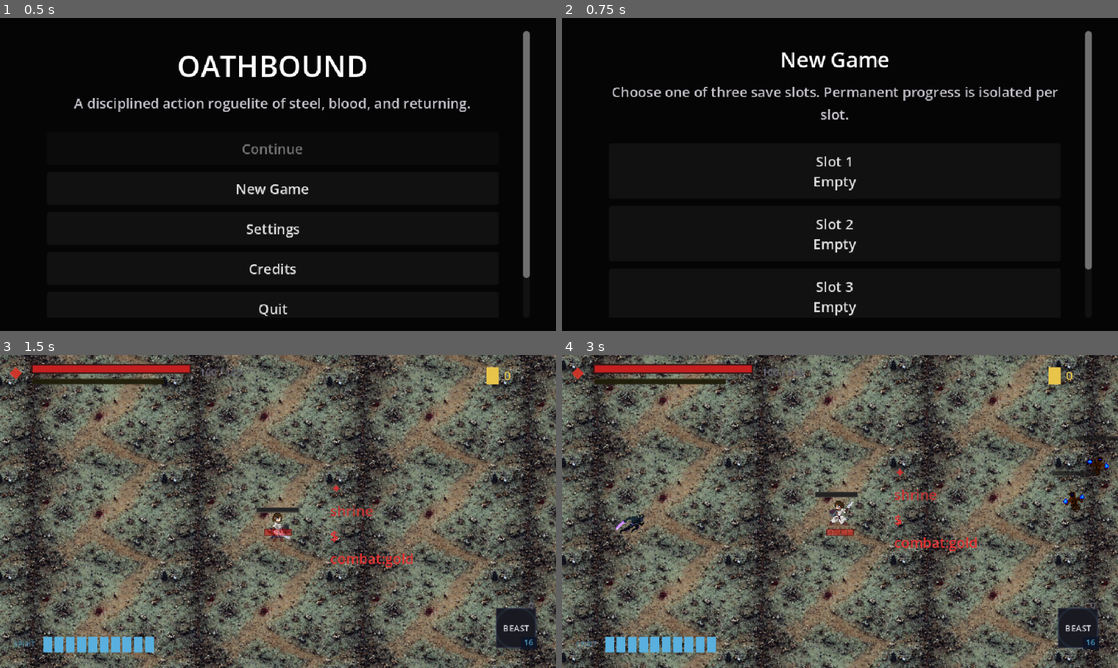
Above: before the commit, frames 1-4 (two rows, left to right).
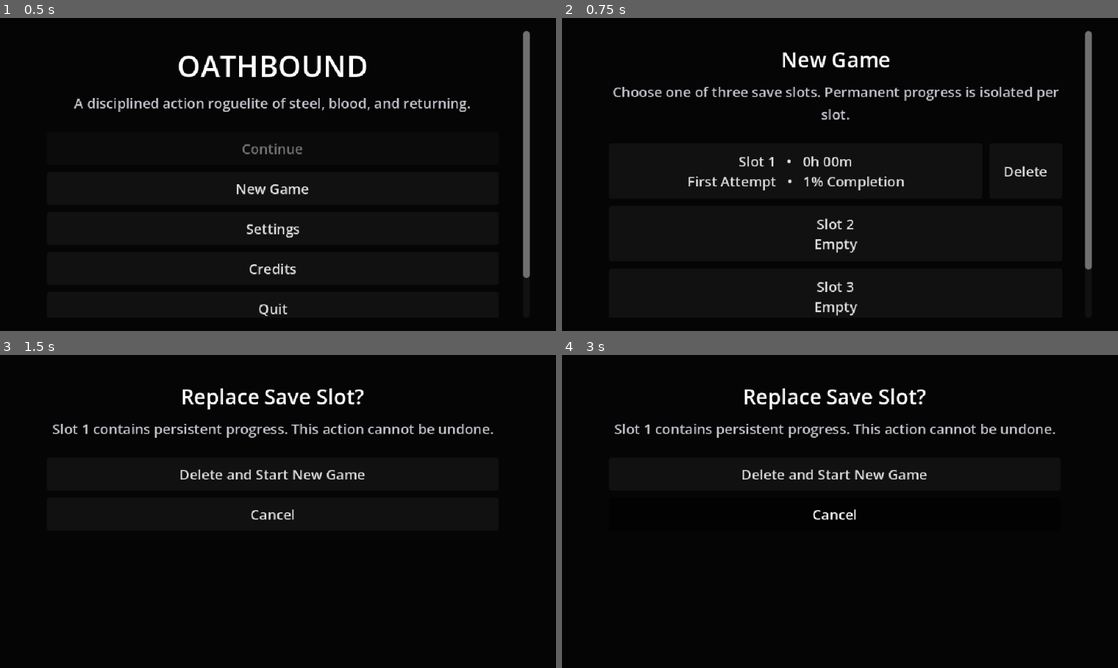
Above: after the commit, the same moments.

Repository: seancl8611/oathbound
Game: Godot game, scene res://TitleScreen/menu.tscn
Same seed, same stepped clock (60 frames per second), same inputs: the game is played once before the commit and once after it. Sound files missing from this copy of the repository are replaced by a short silence.
Inputs (mouse positions are in pixels of both pictures, inside the frame that each line leads up to):
- Up to frame 1 (0.5 s): no input
- Up to frame 2 (0.75 s): click "New Game" at 0.5 s
- Up to frame 3 (1.5 s): click (272, 508) at 1.25 s, where only the run before the commit has a clickable "Slot 1 Empty"
- Up to frame 4 (3 s): tap Enter (ui_accept) at 2, 2.27 s; move the mouse to (962, 495) at 2.02 s; press the mouse at (962, 495) at 2.03 s; hold D (right) 2.03-2.78 s; move the mouse to (728, 527) at 2.77 s; release the mouse at (728, 527) at 2.78 s; hold S (down) from 2.78 s (still down); tap Space (dash) at 2.85 s; click (728, 527) at 2.92 s

Frame 1 is identical in both runs. In frame 2, 3.1% of the frame differs, in the area x 9-90%, y 10-96%; in frame 3, 95%; in frame 4, 96%, in the area x 0-100%, y 0-100%.
Error before the commit: Parse Error: Identifier "RecordsRuntime" not declared in the current scope. (res://Core/Relics/OathboundUpgradeService.gd:23)

Commit message:
feat: register records authority and preserve input map

Diff:
--- a/game/oathbound/project.godot
+++ b/game/oathbound/project.godot
@@ -51,6 +51,7 @@
 PlayerState="*res://Utility/PlayerState.gd"
 NarrativeRuntime="*res://Core/Presentation/OathboundNarrativeRuntime.gd"
 AchievementRuntime="*res://Core/Presentation/OathboundAchievementRuntime.gd"
+RecordsRuntime="*res://Core/Release/OathboundRecordsRuntime.gd"
 
 [display]
 
@@ -90,7 +91,7 @@
 }
 click={
 "deadzone": 0.5,
-"events": [Object(InputEventMouseButton,"resource_local_to_s …(102 unchanged characters)… rl_pressed":false,"meta_pressed":false,"pressed":false,"keycode":0,"physical_keycode":0,"key_label":0,"unicode":0,"echo":false,"script":null)
+"events": [Object(InputEventMouseButton,"resource_local_to_s …(102 unchanged characters)… rl_pressed":false,"meta_pressed":false,"button_mask":0,"position":Vector2(0, 0),"global_position":Vector2(0, 0),"factor":1.0,"button_index":1,"pressed":false,"double_click":false,"script":null)
 ]
 }
 attack={
